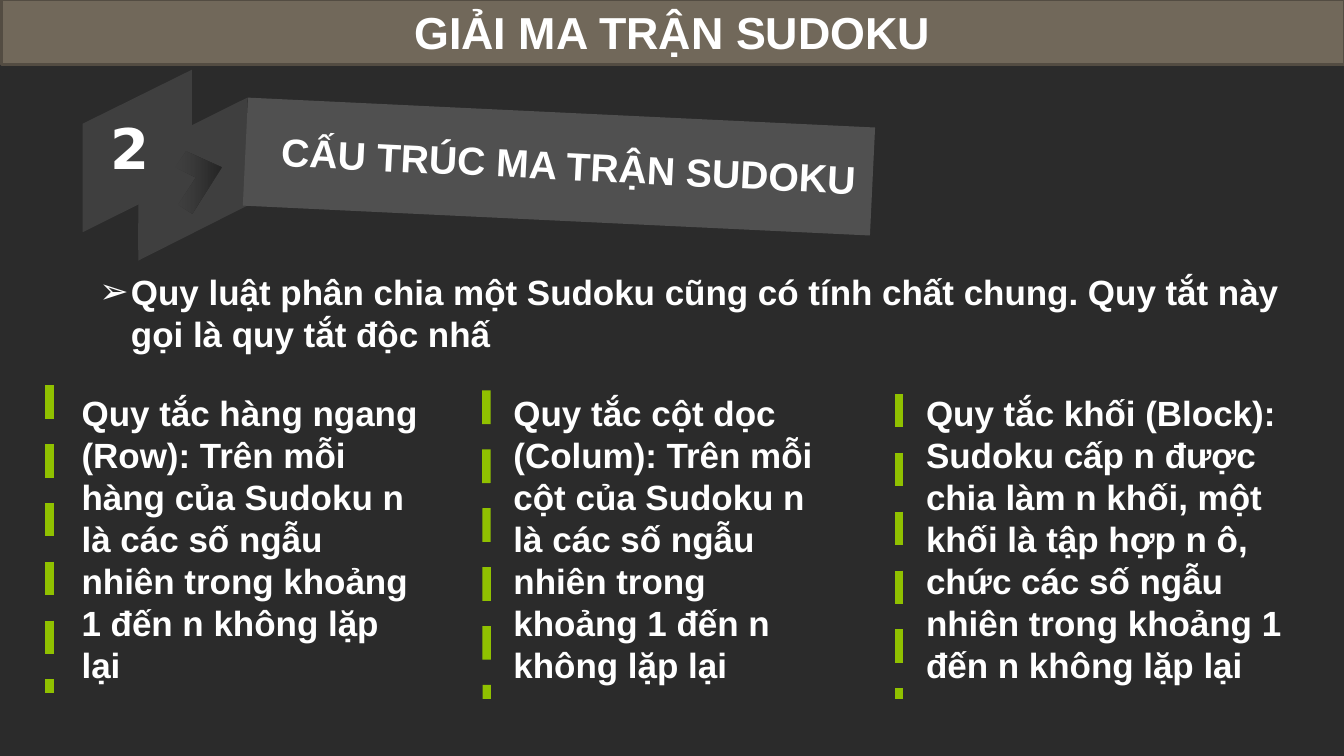
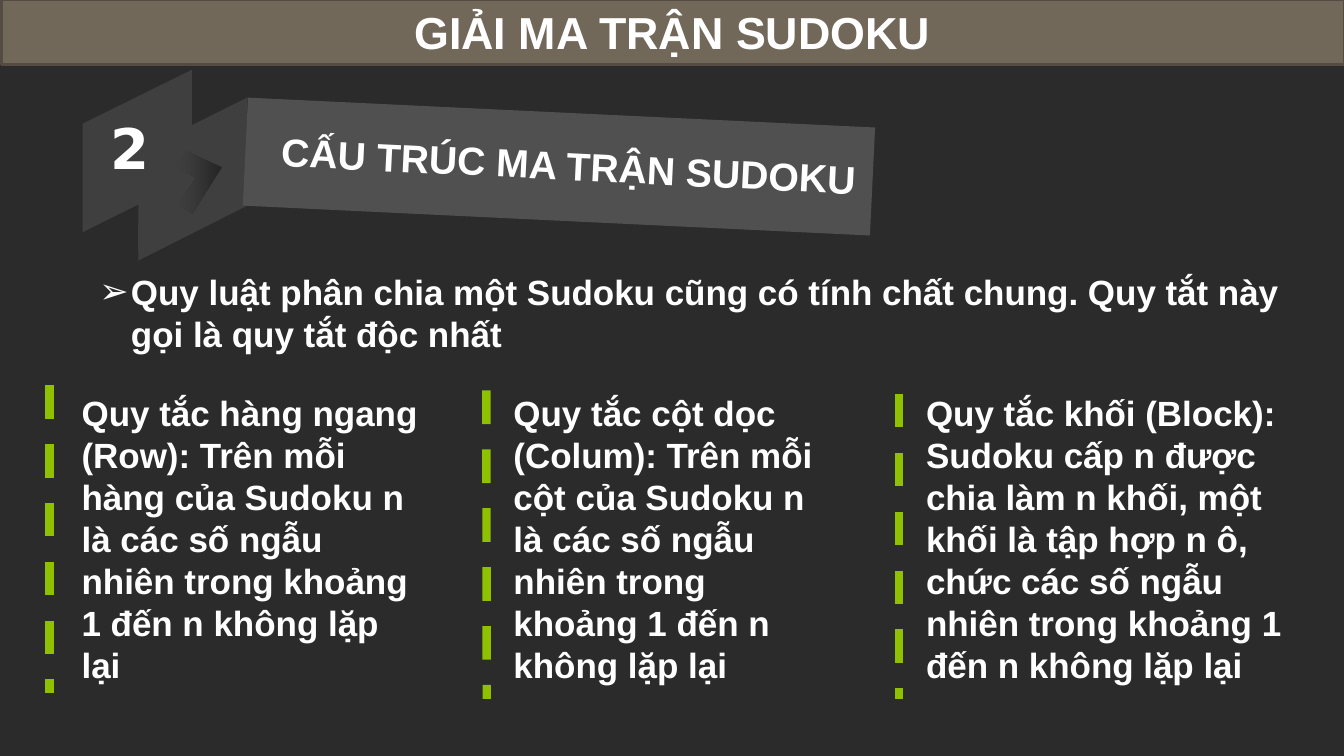
Before and after one commit to ngthuc/Learn_NienLuanCS, a slide deck: slide 9 of Thuyettrinh.pptx. Drawn at 1344x756 pixels with LibreOffice and Linux fonts; fonts in the diff are those of the drawing; background and template pictures are left out; a plain dark background stands for a picture behind light text. Boxes give left, top, right and bottom in pixels: in the first picture for what was removed or moved away, otherwise in the second. Text is boxed around its words. In the diff, an @@ line names an element or a change of style, - is before the commit and + after.

```diff
--- a/Thuyettrinh.pptx
+++ b/Thuyettrinh.pptx
@@ text at (131, 277, 1278, 354): text changed @@
-➢ Quy luật phân chia một Sudoku cũng có tính chất chung. Quy tắt này gọi là quy tắt độc nhấ
+➢ Quy luật phân chia một Sudoku cũng có tính chất chung. Quy tắt này gọi là quy tắt độc nhất
```
Also in this commit, not shown: 3 other slides changed, 13 other files.
